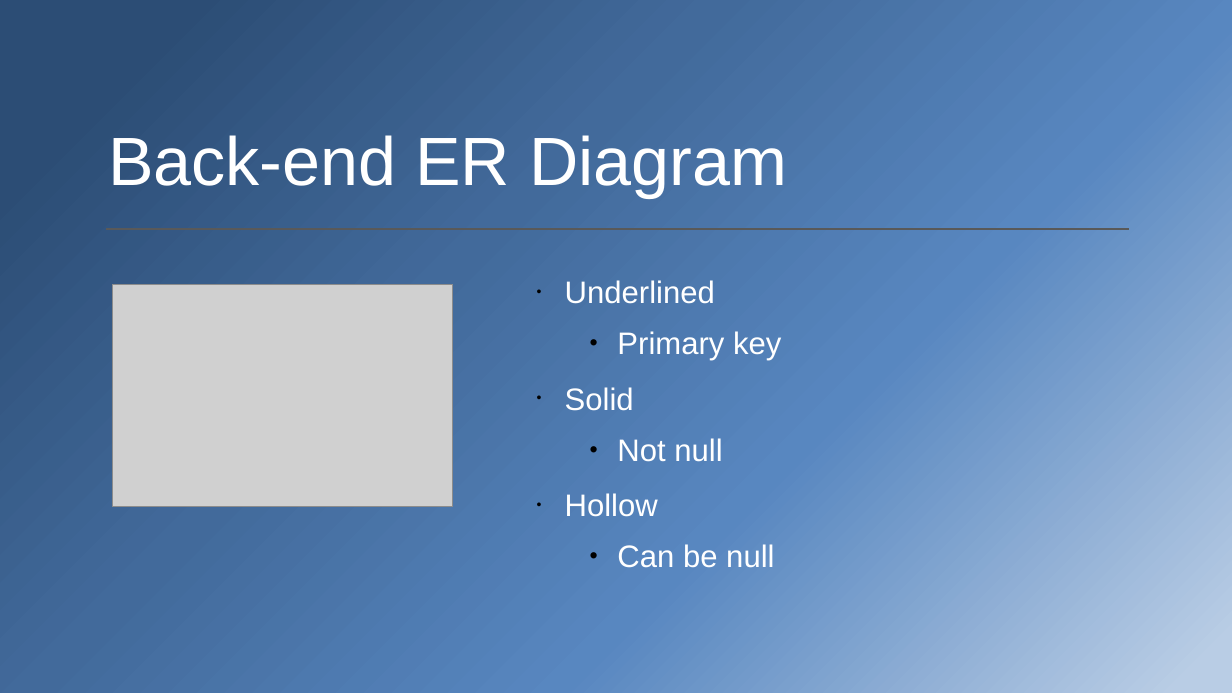
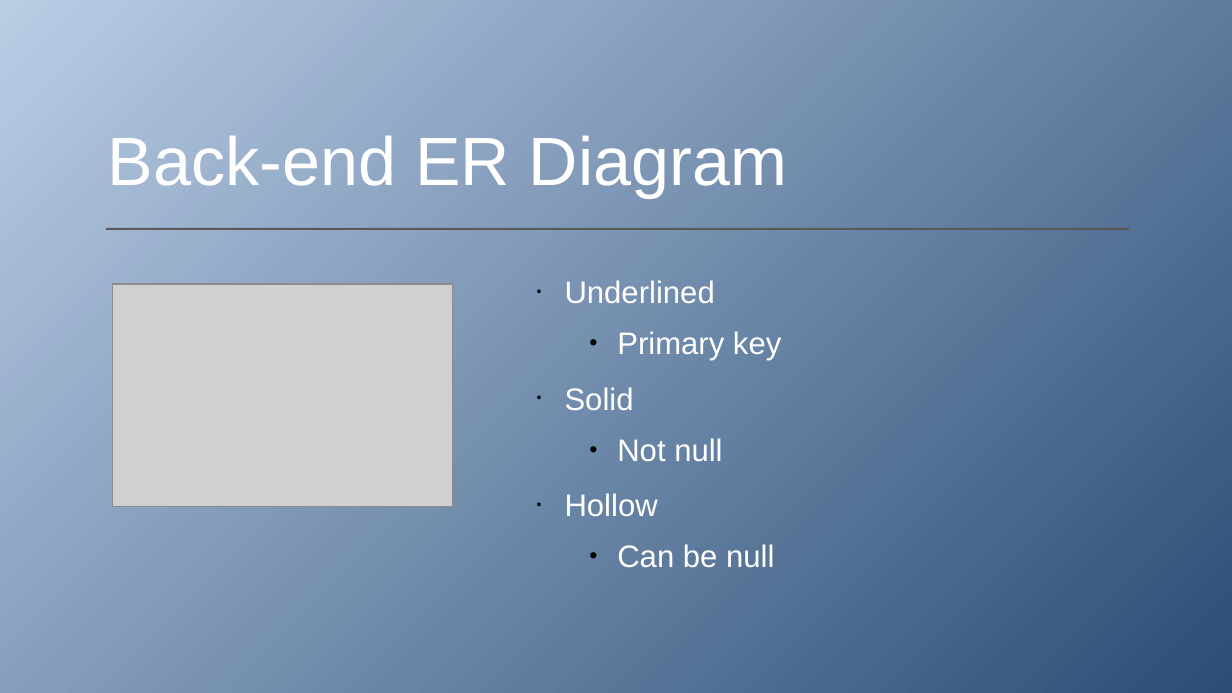
Before and after one commit to tkudryn/cs450-final, a slide deck: slide 19 of final/presentation.pptx. Drawn at 1232x693 pixels with LibreOffice and Linux fonts; fonts in the diff are those of the drawing; grey boxes stand for pictures. Boxes give left, top, right and bottom in pixels: in the first picture for what was removed or moved away, otherwise in the second. Text is boxed around its words. In the diff, an @@ line names an element or a change of style, - is before the commit and + after.

```diff
--- a/final/presentation.pptx
+++ b/final/presentation.pptx
@@ background gradient #B9CDE5 to #5887C0 to #426A9B to #2C4D75 to gradient #B9CDE5 to #2C4D75 @@
```
Also in this commit, not shown: 10 other slides changed.
